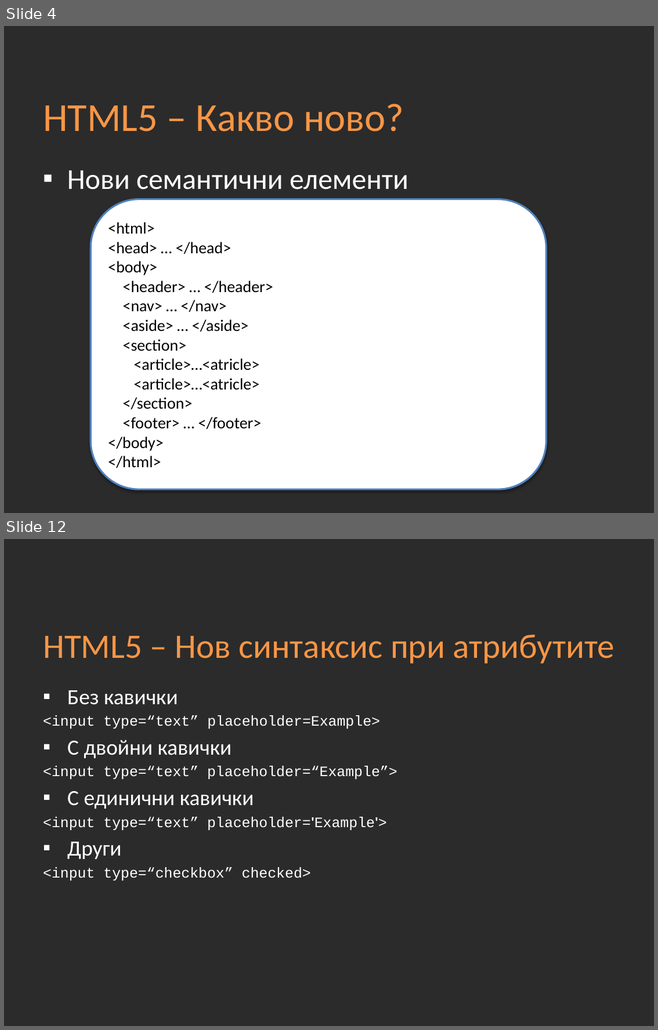
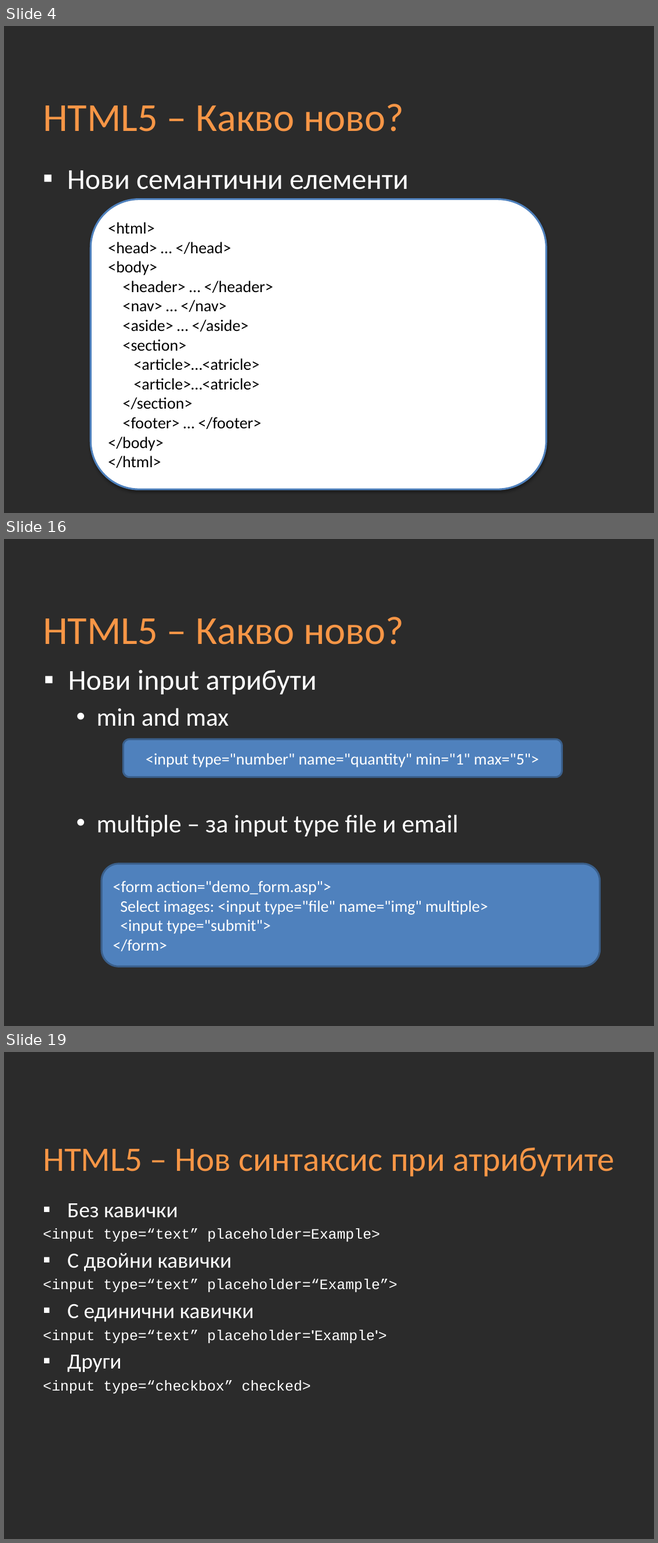
Before and after one commit to Academy-Soft-Intellect/Front-End-Course, a slide deck: 03-HTML5/03-HTML5.pptx. Shown one above the other, each under a label of ours: slides 4 and 12 before the commit, slides 4, 16 and 19 after it; the slides between them are not shown. The pictures are 658x1030 and 658x1543 pixels, drawn with LibreOffice and Linux fonts; fonts in the diff are those of the drawing; background and template pictures are left out; a plain dark background stands for a picture behind light text. Boxes give left, top, right and bottom in pixels: in the first picture for what was removed or moved away, otherwise in the second. Text is boxed around its words. In the diff, an @@ line names an element or a change of style, - is before the commit and + after.

Commit message:
HTML presentations change

```diff
--- a/03-HTML5/03-HTML5.pptx
+++ b/03-HTML5/03-HTML5.pptx
@@ slide 16 added at bbox=[4, 539, 654, 1026], background picture (left out) @@
@@ title added at bbox=[43, 617, 404, 645], 44 pt, text #F79646 @@
+HTML5 – Какво ново?
@@ text added at bbox=[68, 670, 458, 837], 28 pt, text #FFFFFF @@
+▪ Нови input атрибути
+  • min and max
+  • multiple – за input type file и email
@@ rounded rectangle added at bbox=[123, 739, 561, 777], fill #4F81BD, outline #3A5F8C 2 pt, 18 pt, text #FFFFFF @@
+<input type="number" name="quantity" min="1" max="5">
@@ rounded rectangle added at bbox=[101, 864, 600, 966], fill #4F81BD, outline #3A5F8C 2 pt, 18 pt, text #FFFFFF @@
+<form action="demo_form.asp">
+Select images: <input type="file" name="img" multiple>
+<input type="submit">
+</form>
@@ what was slide 12 is now slide 19 @@
```
Also in this commit, not shown: 9 slides changed, 10 other slides added, 2 slides removed.
